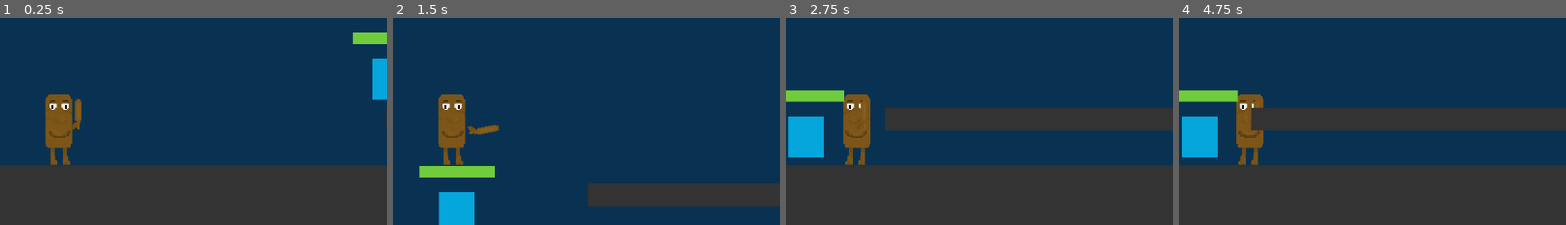
Above: before the commit, frames 1-4 (left to right).
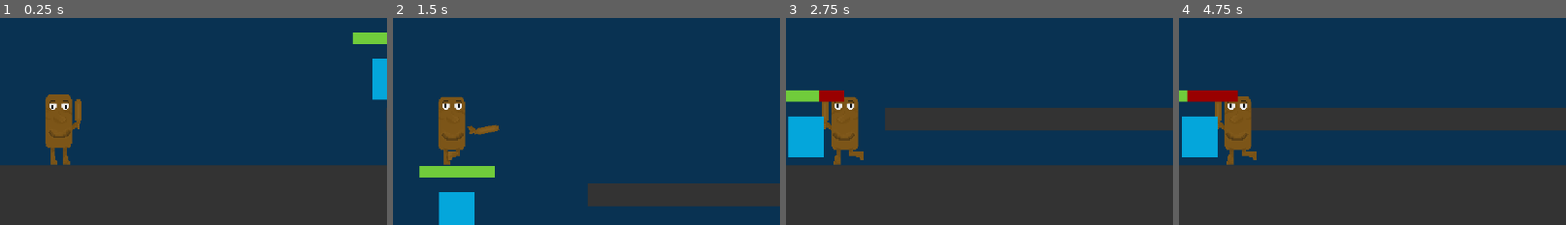
Above: after the commit, the same moments.

Repository: sraniga/saveer-digitaltech-2026
Game: Godot game, scene res://scenes/level_one.tscn
The game is run twice, just before and just after one commit, with the same random seed, the same clock (stepped at 60 frames per second) and the same inputs. The project has no main scene, so this scene is started directly.
Inputs:
- Up to frame 1 (0.25 s): no input
- Up to frame 2 (1.5 s): hold Right (ui_right) from 0.53 s (still down); tap K (swing_bat) at 0.6, 1.35 s; tap Up (ui_up) at 0.77 s
- Up to frame 3 (2.75 s): tap Up (ui_up) at 1.52 s; release Right (ui_right) at 2.03 s; hold Left (ui_left) from 2.03 s (still down); tap K (swing_bat) at 2.1 s
- Up to frame 4 (4.75 s): release Left (ui_left) at 2.78 s; hold Right (ui_right) 2.78-4.28 s; tap K (swing_bat) at 2.85, 3.6, 4.35 s; tap Up (ui_up) at 3.02, 3.77, 4.52 s; hold Left (ui_left) from 4.28 s (still down)
The pictures show only the part of the screen within x 18-68%, y 50-100%; the shares and areas given below are measured in that part.

The runs differ from the first frame. In frame 2, 0.4% of the frame differs, in the area x 11-19%, y 36-72%; in frame 3, 2.7%; in frame 4, 2.7%, in the area x 2-22%, y 34-72%.

Commit message:
fixed player animation

Diff:
--- a/king-tung/scenes/level_one.tscn
+++ b/king-tung/scenes/level_one.tscn
@@ -1,7 +1,6 @@
 [gd_scene format=3 uid="uid://bn3lgnpv7rprw"]
 
 [ext_resource type="PackedScene" uid="uid://bqredpdd7q4l0" path="res://scenes/tung_character.tscn" id="1_cd1xg"]
-[ext_resource type="Texture2D" uid="uid://bfc06f2ne7hce" path="res://assets/Bat.png" id="2_5rfim"]
 [ext_resource type="PackedScene" uid="uid://di8ss3cjc6fto" path="res://scenes/baby_shark.tscn" id="2_843q2"]
 
 [sub_resource type="RectangleShape2D" id="RectangleShape2D_sgp6g"]
@@ -9,43 +8,6 @@
 
 [sub_resource type="RectangleShape2D" id="RectangleShape2D_cd1xg"]
 size = Vector2(531.5, 34)
-
-[sub_resource type="Animation" id="Animation_cd1xg"]
-resource_name = "swing"
-length = 0.2
-tracks/0/type = "value"
-tracks/0/imported = false
-tracks/0/enabled = true
-tracks/0/path = NodePath("CharacterBody2D/Area2D:rotation")
-tracks/0/interp = 1
-tracks/0/loop_wrap = true
-tracks/0/keys = {
-"times": PackedFloat32Array(0, 0.1, 0.2),
-"transitions": PackedFloat32Array(1, 1.0000072, 1),
-"update": 0,
-"values": [0.0, 1.6580627893946132, 0.0]
-}
-tracks/1/type = "value"
-tracks/1/imported = false
-tracks/1/enabled = true
-tracks/1/path = NodePath("CharacterBody2D/Area2D/CollisionShape2D:disabled")
-tracks/1/interp = 1
-tracks/1/loop_wrap = true
-tracks/1/keys = {
-"times": PackedFloat32Array(0, 0.05813748, 0.101121575),
-"transitions": PackedFloat32Array(1, 1, 1),
-"update": 1,
-"values": [true, false, true]
-}
-
-[sub_resource type="AnimationLibrary" id="AnimationLibrary_843q2"]
-_data = {
-&"swing": SubResource("Animation_cd1xg")
-}
-
-[sub_resource type="CapsuleShape2D" id="CapsuleShape2D_5rfim"]
-radius = 5.0
-height = 42.0
 
 [sub_resource type="StyleBoxFlat" id="StyleBoxFlat_843q2"]
 bg_color = Color(0.6, 0, 0, 1)
@@ -72,30 +34,12 @@
 offset_bottom = 746.0
 color = Color(0.19973177, 0.19973174, 0.19973174, 1)
 
-[node name="CharacterBody2D" parent="." unique_id=1981202395 node_paths=PackedStringArray("animation", "health_ui") instance=ExtResource("1_cd1xg")]
+[node name="CharacterBody2D" parent="." unique_id=1981202395 node_paths=PackedStringArray("health_ui") instance=ExtResource("1_cd1xg")]
 position = Vector2(40, 590)
-animation = NodePath("Area2D/AnimationPlayer")
 health_ui = NodePath("../CanvasLayer/ProgressBar")
 
 [node name="Camera2D" type="Camera2D" parent="CharacterBody2D" unique_id=564998179]
 position = Vector2(281, -180)
-
-[node name="Area2D" type="Area2D" parent="CharacterBody2D" unique_id=264018145]
-position = Vector2(24, 2)
-
-[node name="AnimationPlayer" type="AnimationPlayer" parent="CharacterBody2D/Area2D" unique_id=922446303]
-root_node = NodePath("../../..")
-libraries/ = SubResource("AnimationLibrary_843q2")
-
-[node name="CollisionShape2D" type="CollisionShape2D" parent="CharacterBody2D/Area2D" unique_id=177811393]
-position = Vector2(4, -22)
-shape = SubResource("CapsuleShape2D_5rfim")
-disabled = true
-
-[node name="Bat" type="Sprite2D" parent="CharacterBody2D/Area2D" unique_id=1868695357]
-position = Vector2(-16, -9)
-scale = Vector2(1.6289063, 1.6015625)
-texture = ExtResource("2_5rfim")
 
 [node name="ColorRect2" type="ColorRect" parent="." unique_id=718771573]
 offset_left = 527.0
@@ -119,5 +63,3 @@
 [node name="CharacterBody2D2" parent="." unique_id=1139809648 node_paths=PackedStringArray("player") instance=ExtResource("2_843q2")]
 position = Vector2(583, 522)
 player = NodePath("../CharacterBody2D")
-
-[connection signal="body_entered" from="CharacterBody2D/Area2D" to="CharacterBody2D" method="_on_area_2d_body_entered"]
--- a/king-tung/scenes/tung_character.tscn
+++ b/king-tung/scenes/tung_character.tscn
@@ -5,10 +5,48 @@
 [ext_resource type="Texture2D" uid="uid://u5rajxybtkcw" path="res://assets/frame0001.png" id="3_i7g2h"]
 [ext_resource type="Texture2D" uid="uid://c4ytty4w7wbnb" path="res://assets/frame0002.png" id="4_ioaq8"]
 [ext_resource type="Texture2D" uid="uid://bpkwhbja16esp" path="res://assets/frame0003.png" id="5_04igj"]
+[ext_resource type="Texture2D" uid="uid://bfc06f2ne7hce" path="res://assets/Bat.png" id="6_6vkof"]
 
 [sub_resource type="CapsuleShape2D" id="CapsuleShape2D_2xq51"]
 radius = 20.0
 height = 110.0
+
+[sub_resource type="Animation" id="Animation_cd1xg"]
+resource_name = "swing"
+length = 0.2
+tracks/0/type = "value"
+tracks/0/imported = false
+tracks/0/enabled = true
+tracks/0/path = NodePath("CharacterBody2D/Node2D/Area2D:rotation")
+tracks/0/interp = 1
+tracks/0/loop_wrap = true
+tracks/0/keys = {
+"times": PackedFloat32Array(0, 0.1, 0.2),
+"transitions": PackedFloat32Array(1, 1.0000072, 1),
+"update": 0,
+"values": [0.0, 1.6580627893946132, 0.0]
+}
+tracks/1/type = "value"
+tracks/1/imported = false
+tracks/1/enabled = true
+tracks/1/path = NodePath("CharacterBody2D/Node2D/Area2D/CollisionShape2D:disabled")
+tracks/1/interp = 1
+tracks/1/loop_wrap = true
+tracks/1/keys = {
+"times": PackedFloat32Array(0, 0.05813748, 0.101121575),
+"transitions": PackedFloat32Array(1, 1, 1),
+"update": 1,
+"values": [true, false, true]
+}
+
+[sub_resource type="AnimationLibrary" id="AnimationLibrary_i7g2h"]
+_data = {
+&"swing": SubResource("Animation_cd1xg")
+}
+
+[sub_resource type="CapsuleShape2D" id="CapsuleShape2D_ioaq8"]
+radius = 5.0
+height = 42.0
 
 [sub_resource type="SpriteFrames" id="SpriteFrames_uj5fw"]
 animations = [{
@@ -35,19 +73,44 @@
 }],
 "loop": true,
 "name": &"walk",
-"speed": 5.0
+"speed": 8.0
 }]
 
-[node name="CharacterBody2D" type="CharacterBody2D" unique_id=1981202395 node_paths=PackedStringArray("sprite") groups=["player"]]
+[node name="CharacterBody2D" type="CharacterBody2D" unique_id=1981202395 node_paths=PackedStringArray("animation", "sprite", "center_pivot") groups=["player"]]
 script = ExtResource("1_s4kpq")
-sprite = NodePath("AnimatedSprite2D")
+animation = NodePath("Node2D/Area2D/AnimationPlayer")
+sprite = NodePath("Node2D/AnimatedSprite2D")
+center_pivot = NodePath("Node2D")
 
 [node name="CollisionShape2D" type="CollisionShape2D" parent="." unique_id=1736674076]
 shape = SubResource("CapsuleShape2D_2xq51")
 debug_color = Color(0.4665106, 0.25951108, 0.12100633, 0.41960785)
 
-[node name="AnimatedSprite2D" type="AnimatedSprite2D" parent="." unique_id=1887288710]
-position = Vector2(9.000001, -4)
-scale = Vector2(1.5312499, 1.8125)
+[node name="Node2D" type="Node2D" parent="." unique_id=755739144]
+
+[node name="Area2D" type="Area2D" parent="Node2D" unique_id=390855398]
+position = Vector2(24, 2)
+
+[node name="AnimationPlayer" type="AnimationPlayer" parent="Node2D/Area2D" unique_id=1016796519]
+root_node = NodePath("../../../..")
+libraries/ = SubResource("AnimationLibrary_i7g2h")
+
+[node name="CollisionShape2D" type="CollisionShape2D" parent="Node2D/Area2D" unique_id=1948514058]
+position = Vector2(4, -22)
+shape = SubResource("CapsuleShape2D_ioaq8")
+disabled = true
+
+[node name="Bat" type="Sprite2D" parent="Node2D/Area2D" unique_id=1202052815]
+position = Vector2(-16, -9)
+scale = Vector2(1.6289063, 1.6015625)
+texture = ExtResource("6_6vkof")
+
+[node name="AnimatedSprite2D" type="AnimatedSprite2D" parent="Node2D" unique_id=1887288710]
+position = Vector2(8.999998, -4.0000057)
+rotation = 3.1415925
+scale = Vector2(1.5312499, -1.8125)
 sprite_frames = SubResource("SpriteFrames_uj5fw")
 animation = &"walk"
+flip_h = true
+
+[connection signal="body_entered" from="Node2D/Area2D" to="." method="_on_area_2d_body_entered"]
--- a/king-tung/scripts/player.gd
+++ b/king-tung/scripts/player.gd
@@ -8,6 +8,7 @@
 @export var animation: AnimationPlayer
 @export var health_ui: ProgressBar
 @export var sprite: Node
+@export var center_pivot: Node2D
 
 
 func _ready() -> void:
@@ -27,11 +28,14 @@
 	var direction := Input.get_axis("ui_left", "ui_right")
 	if direction:
 		velocity.x = direction * SPEED
-		sprite.animation = "walk"
-		if direction == -1:
-			sprite.flip_h = true
-		else:
-			sprite.flip_h = false
+		sprite.play("walk")
+		if not center_pivot.scale.x == direction:
+			center_pivot.scale.x = direction
+			print(center_pivot.scale.x)
+		#if direction == -1:
+			#sprite.flip_h = true
+		#else:
+			#sprite.flip_h = false
 	else:
 		velocity.x = move_toward(velocity.x, 0, SPEED)
 		sprite.animation = "idle"
